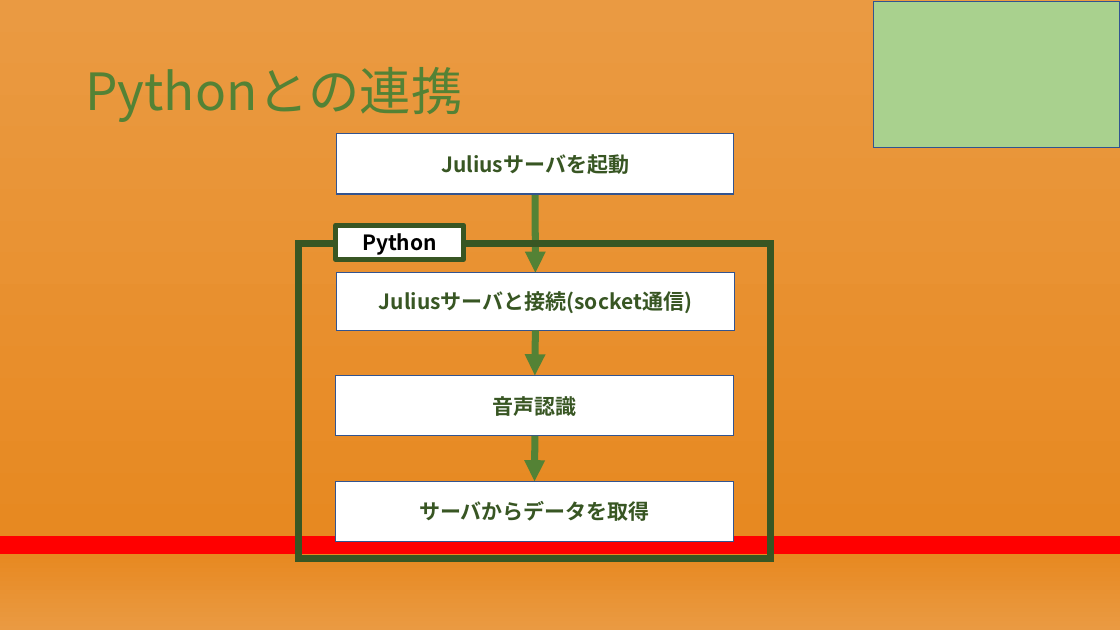
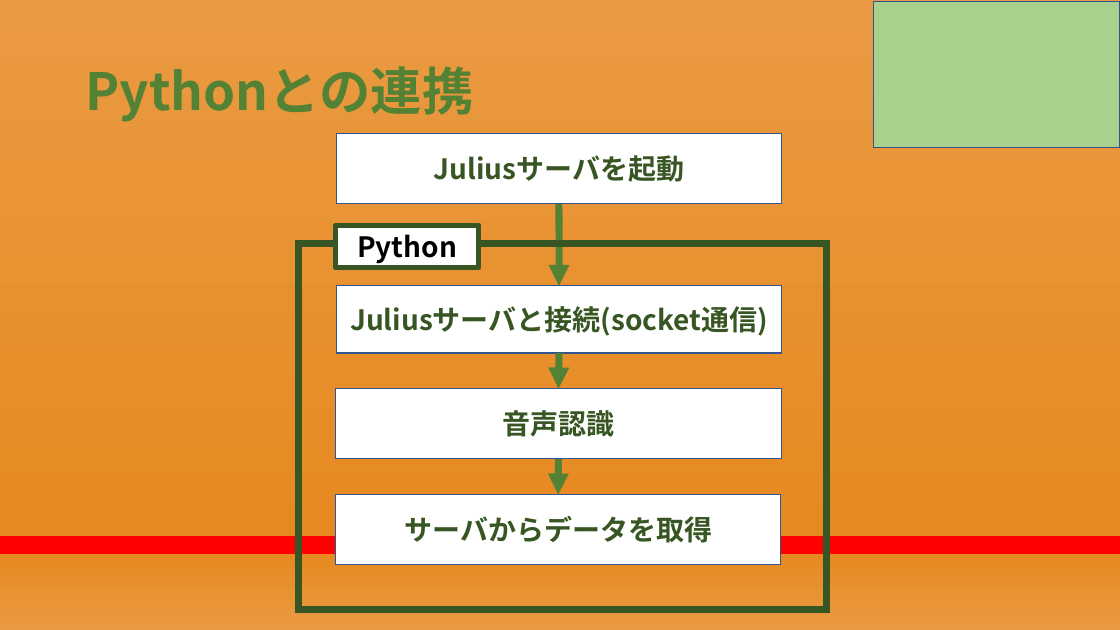
Before and after one commit to RikiishiSuzunosuke/AIspeaker_yosie, a slide deck: slide 5 of presentation/AIスピーカー開発_2.pptx. Drawn at 1120x630 pixels with LibreOffice and Linux fonts; fonts in the diff are those of the drawing. Boxes give left, top, right and bottom in pixels: in the first picture for what was removed or moved away, otherwise in the second. Text is boxed around its words. In the diff, an @@ line names an element or a change of style, - is before the commit and + after.

```diff
--- a/presentation/AIスピーカー開発_2.pptx
+++ b/presentation/AIスピーカー開発_2.pptx
@@ title "Pythonとの連携" at <box>85,66,473,122</box>: bold on @@
@@ rectangle "Juliusサーバを起動": place and size @@
-rectangle "Juliusサーバを起動" at <box>337,134,734,194</box>
+rectangle "Juliusサーバを起動" at <box>337,134,782,204</box>
@@ arrow moved from (535, 194) - (535, 273) to (560, 204) - (560, 286) @@
@@ rectangle "Python": place and size @@
-rectangle "Python" at <box>336,225,464,259</box>
+rectangle "Python" at <box>336,225,479,267</box>
@@ rectangle: place and size @@
-rectangle at <box>299,244,770,559</box>
+rectangle at <box>299,244,827,610</box>
@@ rectangle "Juliusサーバと接続(socket通信)": place and size @@
-rectangle "Juliusサーバと接続(socket通信)" at <box>337,273,735,331</box>
+rectangle "Juliusサーバと接続(socket通信)" at <box>336,286,782,353</box>
@@ arrow moved from (535, 330) - (535, 376) to (560, 353) - (559, 389) @@
@@ rectangle "音声認識": place and size @@
-rectangle "音声認識" at <box>336,376,734,436</box>
+rectangle "音声認識" at <box>336,389,782,460</box>
@@ arrow moved from (535, 436) - (534, 481) to (559, 459) - (559, 495) @@
@@ size 18 to 24 pt in 5 elements at <box>336,225,479,267</box>, <box>337,134,782,204</box>, <box>336,286,782,353</box>, <box>336,389,782,460</box>, <box>336,495,781,565</box> @@
@@ rectangle "サーバからデータを取得": place and size @@
-rectangle "サーバからデータを取得" at <box>336,481,734,542</box>
+rectangle "サーバからデータを取得" at <box>336,495,781,565</box>
```
Also in this commit, not shown: 23 other slides changed, 1 slide removed, 1 other file.
